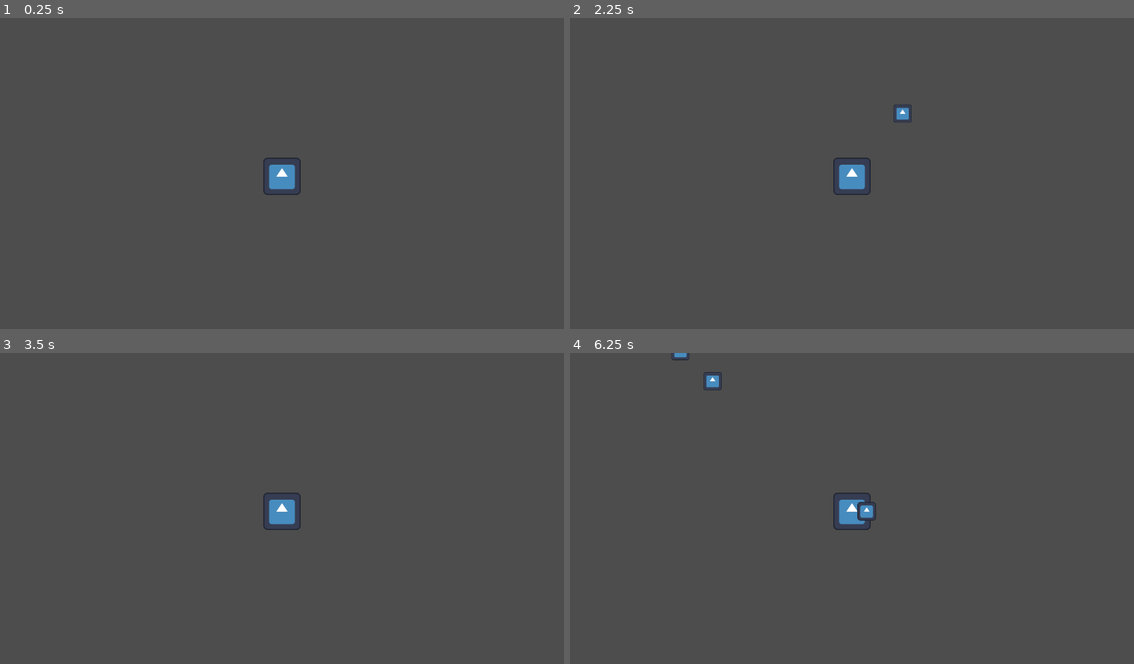
Above: before the commit, frames 1-4 (two rows, left to right).
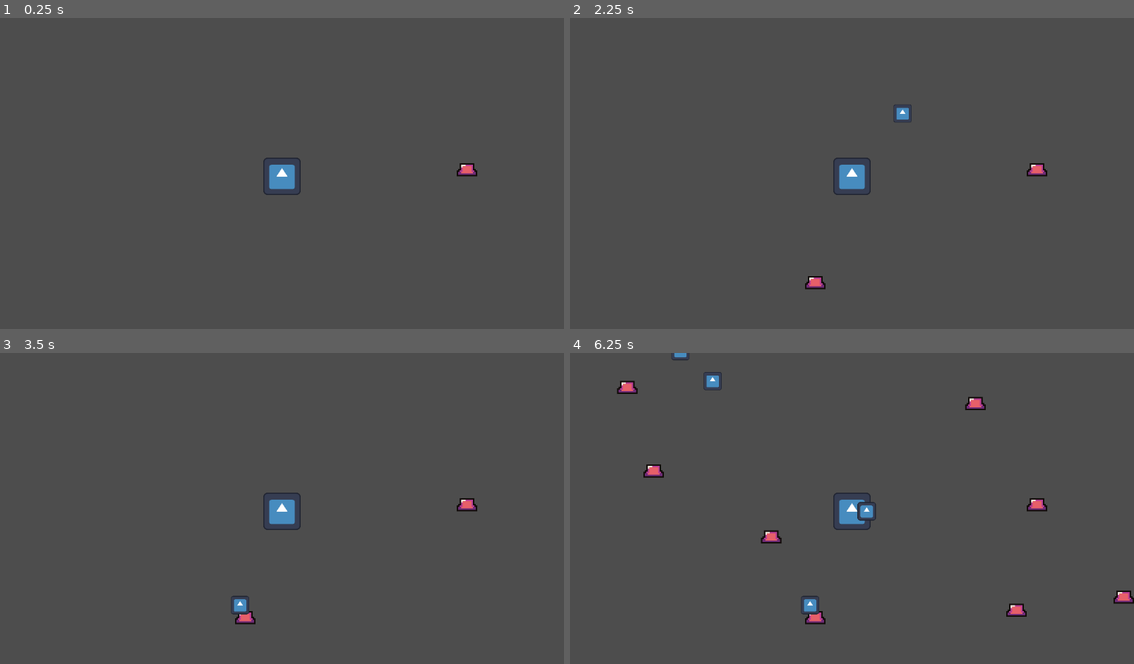
Above: after the commit, the same moments.

Repository: pranavReddy120/2D_Game
Game: Godot game, scene res://Scenes/Player.tscn
Same seed, same stepped clock (60 frames per second), same inputs: the game is played once before the commit and once after it. Before the commit the project has no main scene; this scene is started directly in both runs. The engine's default icon, where the game draws it, is replaced by a stand-in: a white triangle on a blue panel in a dark square.
Inputs (mouse positions are in pixels of both pictures, inside the frame that each line leads up to):
- Up to frame 1 (0.25 s): no input
- Up to frame 2 (2.25 s): tap Enter at 0.5 s; move the mouse to (976, 161) at 0.52 s; click (976, 161) at 0.6 s; move the mouse to (739, 192) at 1.27 s; click (739, 192) at 1.35 s; move the mouse to (908, 108) at 2.02 s; click (908, 108) at 2.1 s
- Up to frame 3 (3.5 s): move the mouse to (253, 573) at 2.77 s; click (253, 573) at 2.85 s
- Up to frame 4 (6.25 s): tap Space at 3.5 s; move the mouse to (1021, 558) at 3.52 s; click (1021, 558) at 3.6 s; move the mouse to (682, 464) at 4.27 s; click (682, 464) at 4.35 s; move the mouse to (880, 511) at 5.02 s; click (880, 511) at 5.1 s; tap Enter at 5.75 s; move the mouse to (767, 430) at 5.77 s; click (767, 430) at 5.85 s

The runs differ from the first frame. In frame 1, 0.1% of the frame differs, in the area x 47-85%, y 46-55%; in frame 2, 0.3%; in frame 3, 0.4%; in frame 4, 1.2%, in the area x 8-100%, y 8-88%.

Commit message:
adding enemies

Diff:
--- a/Shooting_Tutorial/Scenes/Player.tscn
+++ b/Shooting_Tutorial/Scenes/Player.tscn
@@ -1,7 +1,8 @@
-[gd_scene load_steps=4 format=3 uid="uid://c65gh7kg4oxim"]
+[gd_scene load_steps=5 format=3 uid="uid://c65gh7kg4oxim"]
 
 [ext_resource type="Script" path="res://Scripts/Player.gd" id="1_grqqp"]
 [ext_resource type="Texture2D" uid="uid://cd14t30owjq37" path="res://icon.svg" id="2_bpsso"]
+[ext_resource type="PackedScene" uid="uid://dic81cxbsl4fv" path="res://Scenes/enemy.tscn" id="3_7tni6"]
 
 [sub_resource type="RectangleShape2D" id="RectangleShape2D_e0oqs"]
 
@@ -26,3 +27,6 @@
 
 [node name="Camera2D" type="Camera2D" parent="."]
 zoom = Vector2(3, 3)
+
+[node name="enemy" parent="." instance=ExtResource("3_7tni6")]
+position = Vector2(126, 0)
--- /dev/null
+++ b/Shooting_Tutorial/Scenes/enemy.tscn
@@ -0,0 +1,41 @@
+[gd_scene load_steps=6 format=3 uid="uid://dic81cxbsl4fv"]
+
+[ext_resource type="Script" path="res://Scripts/enemy.gd" id="1_iid30"]
+[ext_resource type="Texture2D" uid="uid://j03raij46wmp" path="res://slime_purple.png" id="2_kaq0x"]
+
+[sub_resource type="AtlasTexture" id="AtlasTexture_4l8h7"]
+atlas = ExtResource("2_kaq0x")
+region = Rect2(0, 0, 24, 24)
+
+[sub_resource type="SpriteFrames" id="SpriteFrames_w31jc"]
+animations = [{
+"frames": [{
+"duration": 1.0,
+"texture": SubResource("AtlasTexture_4l8h7")
+}],
+"loop": true,
+"name": &"default",
+"speed": 5.0
+}]
+
+[sub_resource type="RectangleShape2D" id="RectangleShape2D_xcoay"]
+size = Vector2(8, 9)
+
+[node name="enemy" type="Node2D"]
+script = ExtResource("1_iid30")
+
+[node name="AnimatedSprite2D" type="AnimatedSprite2D" parent="."]
+position = Vector2(0, -12)
+sprite_frames = SubResource("SpriteFrames_w31jc")
+
+[node name="CharacterBody2D" type="CharacterBody2D" parent="."]
+
+[node name="CollisionShape2D" type="CollisionShape2D" parent="CharacterBody2D"]
+position = Vector2(0, -4.5)
+shape = SubResource("RectangleShape2D_xcoay")
+
+[node name="Timer" type="Timer" parent="."]
+wait_time = 2.0
+autostart = true
+
+[connection signal="timeout" from="Timer" to="." method="_on_timer_timeout"]
--- /dev/null
+++ b/Shooting_Tutorial/Scripts/enemy.gd
@@ -0,0 +1,15 @@
+extends Node2D
+
+const enemy = preload("res://Scenes/enemy.tscn")
+
+func enemy_creator():
+	randomize()
+
+
+func _on_timer_timeout():
+	var rand_x = randi_range(-190,190)
+	var rand_y = randi_range(-105,105)
+	var enemy2 = enemy.instantiate()
+	get_parent().add_child(enemy2)
+	enemy2.global_position = Vector2(rand_x,rand_y)
+	$Timer.wait_time = 2
--- a/Shooting_Tutorial/project.godot
+++ b/Shooting_Tutorial/project.godot
@@ -11,14 +11,19 @@
 [application]
 
 config/name="Shooting_Tutorial"
-config/features=PackedStringArray("4.0", "Forward Plus")
+run/main_scene="res://Scenes/Player.tscn"
+config/features=PackedStringArray("4.2", "Forward Plus")
 config/icon="res://icon.svg"
 
 [input]
 
 shoot={
 "deadzone": 0.5,
-"events": [Object(InputEventMouseButton,"resource_local_to_s …(205 unchanged characters)… r2(0, 0),"factor":1.0,"button_index":1,"pressed":false,"double_click":false,"script":null)
+"events": [Object(InputEventMouseButton,"resource_local_to_s …(205 unchanged characters)… r2(0, 0),"factor":1.0,"button_index":1,"canceled":false,"pressed":false,"double_click":false,"script":null)
 , Object(InputEventKey,"resource_local_to_scene":false,"resource_name":"","device":-1,"window_id":0,"alt_pressed":false,"shift_pressed":false,"ctrl_pressed":false,"meta_pressed":false,"pressed":false,"keycode":0,"physical_keycode":4194309,"key_label":0,"unicode":0,"echo":false,"script":null)
 ]
 }
+
+[rendering]
+
+textures/canvas_textures/default_texture_filter=0
Binary file added: Shooting_Tutorial/slime_purple.png
Not shown, added: Shooting_Tutorial/slime_purple.png.import
